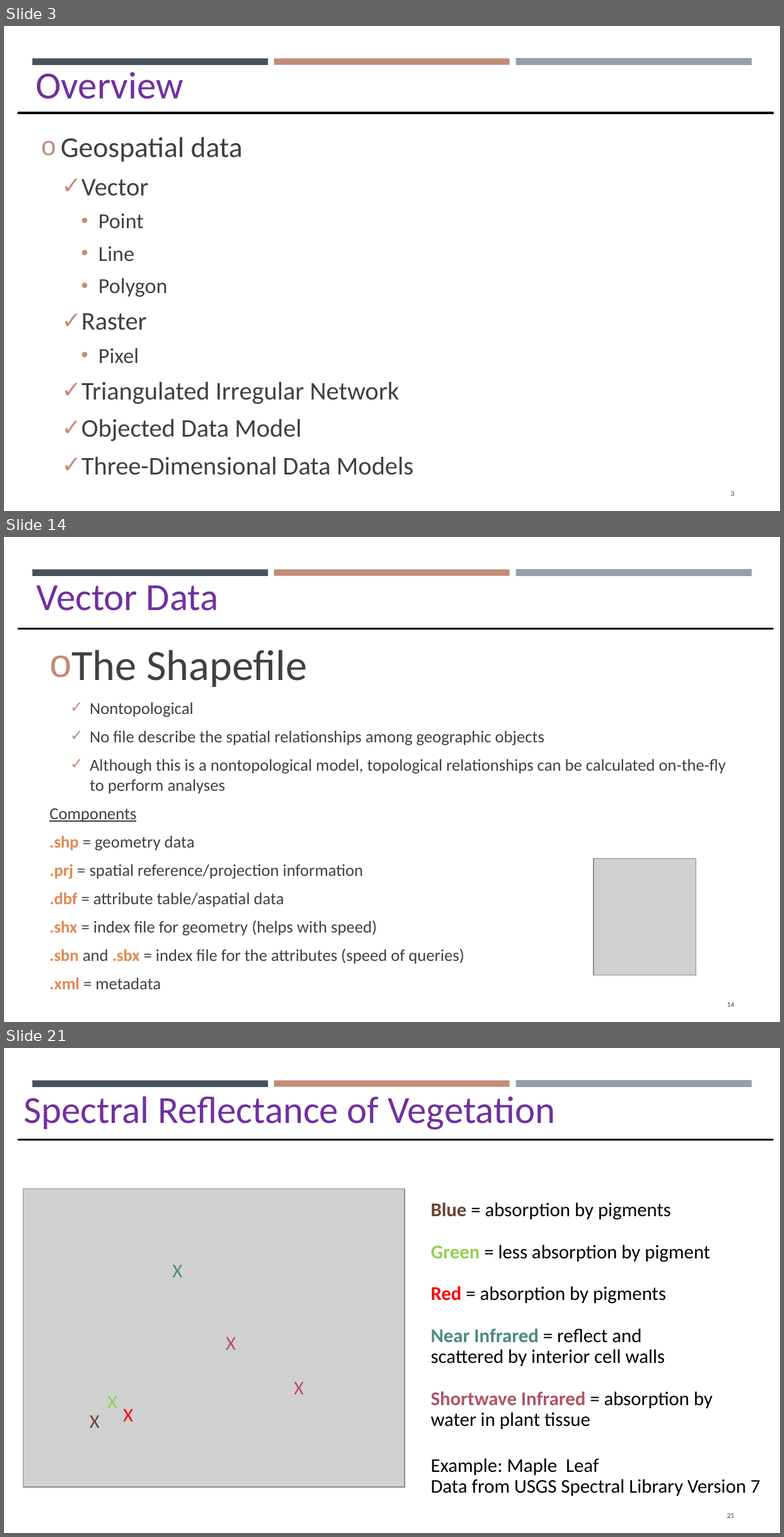
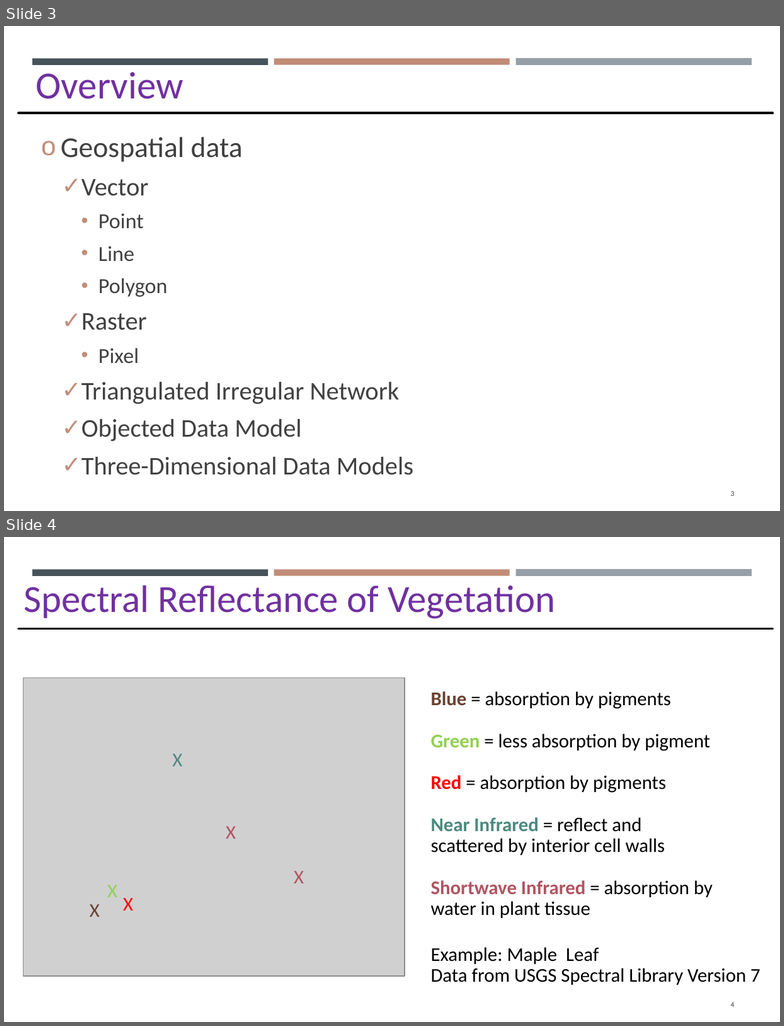
Before and after one commit to gisynw/GIS_I, a slide deck: docs/Lectures/Week04/Week04_GEOG2475_Raster_Thr.pptx. Shown one above the other, each under a label of ours: slides 3, 14 and 21 before the commit, slides 3 and 4 after it; the slides between them are not shown. The pictures are 784x1537 and 784x1026 pixels, drawn with LibreOffice and Linux fonts; fonts in the diff are those of the drawing; grey boxes stand for pictures. Boxes give left, top, right and bottom in pixels: in the first picture for what was removed or moved away, otherwise in the second. Text is boxed around its words. In the diff, an @@ line names an element or a change of style, - is before the commit and + after.

```diff
--- a/docs/Lectures/Week04/Week04_GEOG2475_Raster_Thr.pptx
+++ b/docs/Lectures/Week04/Week04_GEOG2475_Raster_Thr.pptx
@@ slide 14 removed at box(4, 537, 780, 1022), background #FFFFFF; not listed: 3 template elements that a slide beside it also shows @@
@@ text removed at box(37, 586, 219, 611) @@
-Vector Data
@@ line removed from (18, 628) to (773, 628) @@
@@ text removed at box(49, 650, 726, 989) @@
-o The Shapefile
-  ✓ Nontopological
-  ✓ No file describe the spatial relationships among geographic objects
-  ✓ Although this is a nontopological model, topological relationships can be calculated on-the-fly to perform analyses
-Components
-.shp = geometry data
-.prj = spatial reference/projection information
-.dbf = attribute table/aspatial data
-.shx = index file for geometry (helps with speed)
-.sbn and .sbx = index file for the attributes (speed of queries)
-.xml = metadata
@@ picture removed at box(594, 859, 696, 975) @@
@@ page number removed at box(727, 1002, 735, 1007) @@
-14
@@ what was slide 21 is now slide 4 @@
@@ page number at box(731, 1002, 735, 1007): text changed @@
-21
+4
```
Also in this commit, not shown: 4 slides added, 16 other slides removed, 8 other files.
